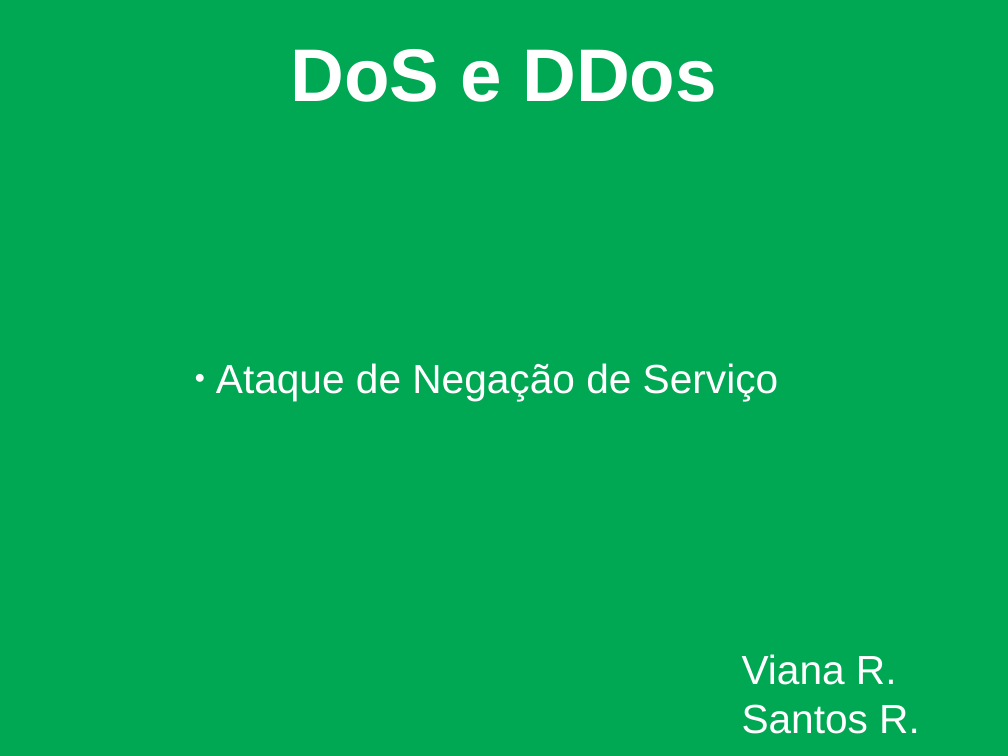
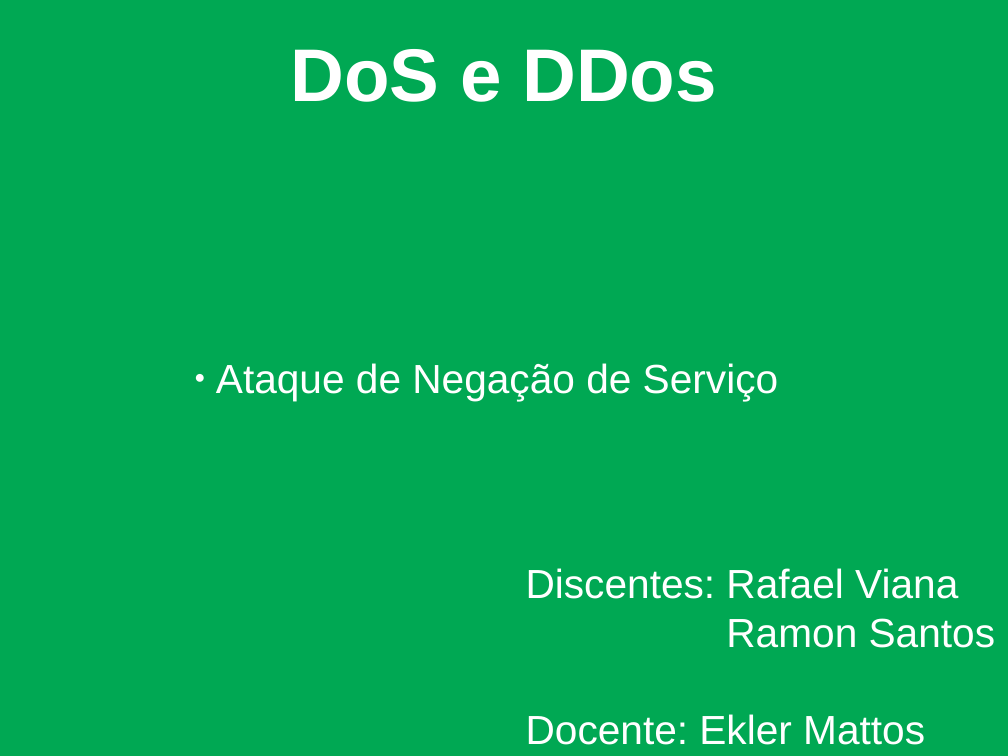
Before and after one commit to rafaelgov95/bitruncado, a slide deck: slide 1 of Apresentação/Lista-I/Sem título 1.odp. Drawn at 1008x756 pixels with LibreOffice and Linux fonts; fonts in the diff are those of the drawing; background and template pictures are left out. Boxes give left, top, right and bottom in pixels: in the first picture for what was removed or moved away, otherwise in the second. Text is boxed around its words. In the diff, an @@ line names an element or a change of style, - is before the commit and + after.

```diff
--- a/Apresentação/Lista-I/Sem título 1.odp
+++ b/Apresentação/Lista-I/Sem título 1.odp
@@ subtitle at (526, 568, 995, 745): text changed @@
-              Viana R.
-              Santos R.
+              Discentes: Rafael Viana
+                Ramon Santos
+              Docente: Ekler Mattos
```
Also in this commit, not shown: 1 slide added, 2 other files.
